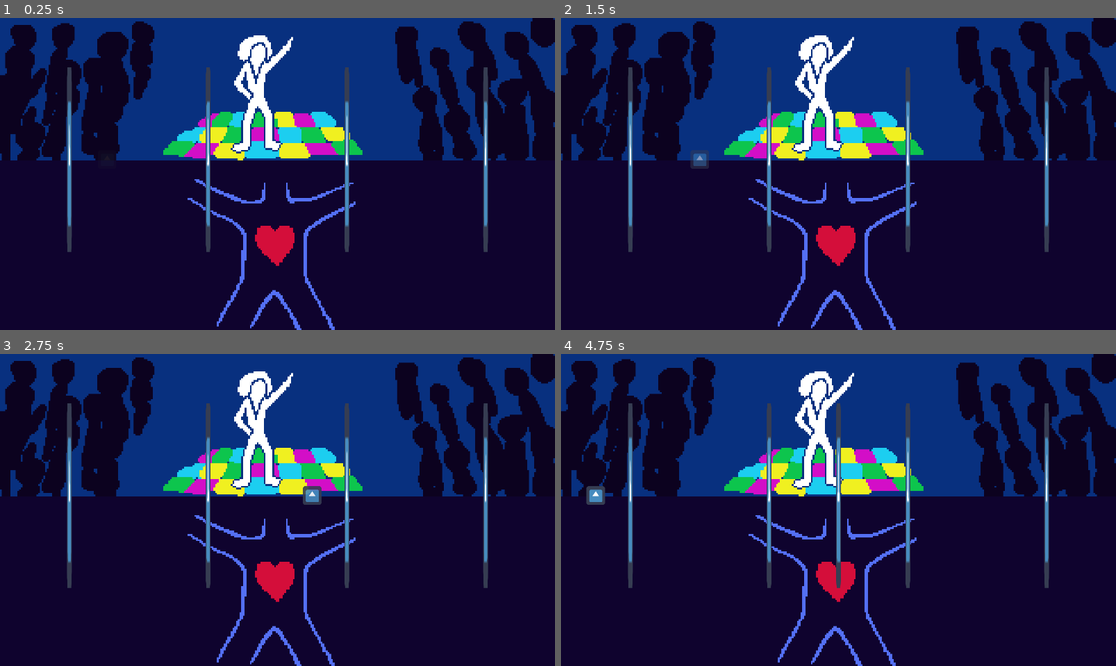
Above: before the commit, frames 1-4 (two rows, left to right).
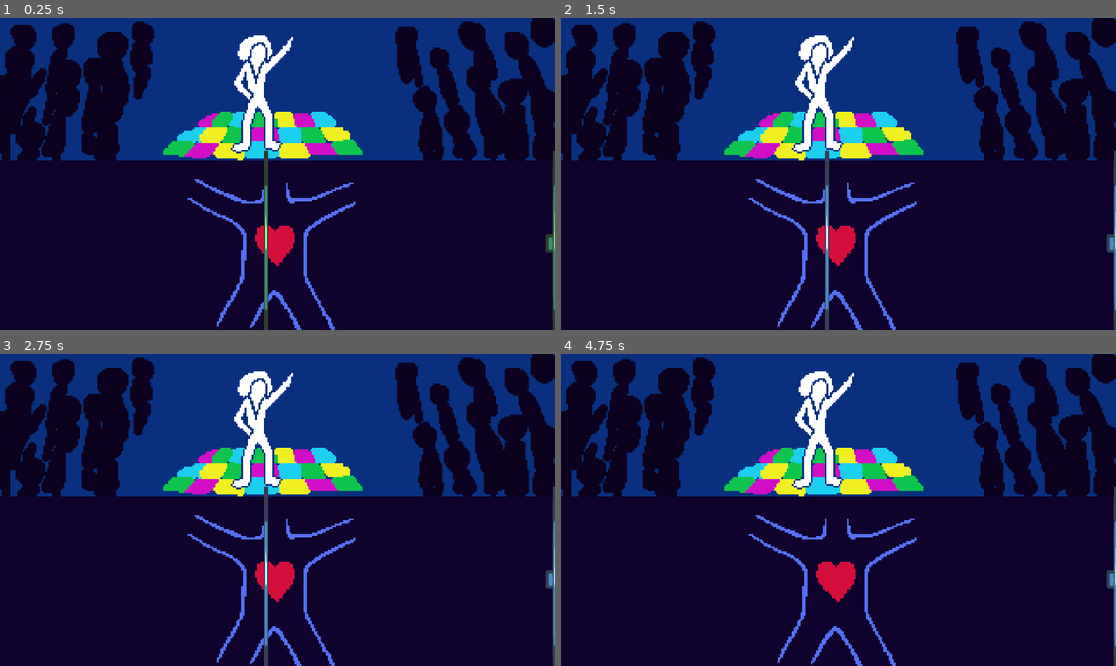
Above: after the commit, the same moments.

Repository: evamb/minijam86
Game: Godot game, scene res://Main.tscn
Two runs of this game, one before a commit and one after it. Both use one fixed random seed, a clock stepped at 60 frames per second and the inputs below. The engine's default icon, where the game draws it, is replaced by a stand-in: a white triangle on a blue panel in a dark square.
Inputs:
- Up to frame 1 (0.25 s): no input
- Up to frame 2 (1.5 s): tap Enter at 0.5 s; tap A (beat_input) at 0.6, 1.35 s
- Up to frame 3 (2.75 s): tap A (beat_input) at 2.1 s
- Up to frame 4 (4.75 s): tap A (beat_input) at 2.85, 3.6, 4.35 s

The runs differ from the first frame. In frame 1, 2.8% of the frame differs, in the area x 12-100%, y 15-100%; in frame 2, 3.0%; in frame 3, 3.0%; in frame 4, 3.1%, in the area x 4-100%, y 15-100%.

Commit message:
beat manager changed direction (incomplete)

Diff:
--- a/Main.tscn
+++ b/Main.tscn
@@ -11,4 +11,4 @@
 texture = ExtResource( 2 )
 
 [node name="BeatManager" parent="." instance=ExtResource( 1 )]
-position = Vector2( 0, 490 )
+position = Vector2( 960, 780 )
--- /dev/null
+++ b/beat_manager/BeatIndicator.gd
@@ -0,0 +1,16 @@
+extends Sprite
+
+
+var _speed = 0.0
+
+
+func set_speed(speed: float) -> void:
+	_speed = speed
+
+
+func _ready() -> void:
+	pass # Replace with function body.
+
+
+func _process(delta: float) -> void:
+	position.x -= delta * _speed
--- a/beat_manager/BeatManager.gd
+++ b/beat_manager/BeatManager.gd
@@ -2,6 +2,7 @@
 extends Node2D
 
 var _hit_indicators = []
+var _hit_indicator_index = 0
 
 onready var _tween = $Tween
 onready var _indicator = $BeatIndicator
@@ -10,10 +11,11 @@
 
 func _ready() -> void:
 	if not Engine.editor_hint:
+		_indicator.position.x = _screen_size.x * 0.5
 		for i in 10:
 			var hit_indicator = _hit_indicator_scene.instance()
 			_hit_indicators.append(hit_indicator)
-			add_child(hit_indicator)
+			_indicator.add_child(hit_indicator)
 			hit_indicator.position.x = -1000
 
 
@@ -26,14 +28,22 @@
 func _on_SongManager_beat() -> void:
 	print("beat")
 	_tween.interpolate_method(self, "_highlight_indicator", Color.greenyellow, Color.white, 0.5)
+	_tween.start()
 
 
 func _on_SongManager_beat_hit(input_delay: float) -> void:
 	print("beat hit %s" % input_delay)
 
 
-func _on_SongManager_target_selected(time_remaining: float) -> void:
-	_tween.start()
+func _on_SongManager_target_selected(time_remaining: float, cur_target_time: float, next_target_time: float) -> void:
+	var cur_index = (_hit_indicator_index + 1) % _hit_indicators.size()
+	var next_index = (_hit_indicator_index + 2) % _hit_indicators.size()
+	var cur_target_pos = cur_target_time * _screen_size.x
+	var next_target_pos = next_target_time * _screen_size.x
+	print("updating target positions: %s, %s" % [cur_target_pos, next_target_pos])
+	_hit_indicators[cur_index].position.x = cur_target_pos
+	_hit_indicators[next_index].position.x = next_target_pos
+	_hit_indicator_index = cur_index
 
 
 func _move_indicator(x: float) -> void:
@@ -51,15 +61,18 @@
 
 
 func _on_SongManager_bar_selected(bar: PoolRealArray, bar_duration: float, first_note_offset: float) -> void:
-	var tween_duration = bar_duration - bar_duration * first_note_offset * 2
-	if first_note_offset > 0:
-		_tween.interpolate_method(self, "_show_indicator", 0, 1, tween_duration)
-	_tween.interpolate_method(self, "_move_indicator", first_note_offset * _screen_size.x, _screen_size.x, tween_duration)
-	_tween.start()
-	var offset = (1.0 - bar[bar.size() - 1]) / 2.0
-	print("new bar with offset %s, note offset: %s" % [offset, first_note_offset])
-	for i in _hit_indicators.size():
-		if i < bar.size():
-			_hit_indicators[i].position.x = _screen_size.x * offset + bar[i] * _screen_size.x
-		else:
-			_hit_indicators[i].position.x = -1000
+#	_indicator.set_speed(_screen_size.x)
+
+	pass
+#	var tween_duration = bar_duration - bar_duration * first_note_offset * 2
+#	if first_note_offset > 0:
+#		_tween.interpolate_method(self, "_show_indicator", 0, 1, tween_duration)
+#	_tween.interpolate_method(self, "_move_indicator", first_note_offset * _screen_size.x, _screen_size.x, tween_duration)
+#	_tween.start()
+#	var offset = (1.0 - bar[bar.size() - 1]) / 2.0
+#	print("new bar with offset %s, note offset: %s" % [offset, first_note_offset])
+#	for i in _hit_indicators.size():
+#		if i < bar.size():
+#			_hit_indicators[i].position.x = _screen_size.x * offset + bar[i] * _screen_size.x
+#		else:
+#			_hit_indicators[i].position.x = -1000
--- a/beat_manager/BeatManager.tscn
+++ b/beat_manager/BeatManager.tscn
@@ -1,16 +1,17 @@
-[gd_scene load_steps=5 format=2]
+[gd_scene load_steps=6 format=2]
 
 [ext_resource path="res://beat_manager/BeatManager.gd" type="Script" id=1]
 [ext_resource path="res://icon.png" type="Texture" id=2]
 [ext_resource path="res://beat_manager/songs/SimpleSong.tres" type="Resource" id=3]
 [ext_resource path="res://beat_manager/SongManager.gd" type="Script" id=4]
+[ext_resource path="res://beat_manager/BeatIndicator.gd" type="Script" id=5]
 
 [node name="BeatManager" type="Node2D"]
 script = ExtResource( 1 )
 
 [node name="BeatIndicator" type="Sprite" parent="."]
-modulate = Color( 1, 1, 1, 0 )
 texture = ExtResource( 2 )
+script = ExtResource( 5 )
 
 [node name="SongManager" type="Node" parent="."]
 script = ExtResource( 4 )
--- a/beat_manager/Song.gd
+++ b/beat_manager/Song.gd
@@ -6,6 +6,7 @@
 signal beat
 signal target_selected
 signal bar_selected
+signal song_complete
 
 
 var _prev_deviation = -1.0
@@ -16,6 +17,7 @@
 var _bar_duration = 0.0
 
 export (float) var beats_per_minute = 60.0
+export (Array, AudioStream) var audio_streams
 export (Dictionary) var bars
 export (PoolIntArray) var song
 
@@ -24,7 +26,8 @@
 	_bar_duration = 4.0 / (beats_per_minute / 60.0)
 
 
-func _next_target() -> void:
+
+func _next_target() -> float:
 	if _cur_note_index == 0:
 		var first_note_offset = 0.125 if _cur_bar_index == 0 else 0
 		emit_signal("bar_selected", bars[song[_cur_bar_index]], _bar_duration, first_note_offset)
@@ -35,10 +38,8 @@
 		next_note_index = 0
 		next_bar_index += 1
 	if next_bar_index >= song.size():
-		print("reached end of song!")
-		_cur_bar_index = 0
-		_cur_note_index = 0
-		return
+		emit_signal("song_complete")
+		return 0.0
 
 
 	var next_bar: PoolRealArray = bars[song[next_bar_index]]
@@ -48,13 +49,13 @@
 	_next_split_time = cur_note + (next_note - cur_note) / 2.0
 	_cur_bar_index = next_bar_index
 	_cur_note_index = next_note_index
-
+	return next_note
 
 func update_time(time: float) -> void:
 	if time >= _next_split_time:
-		_next_target()
+		var next_target_time = _next_target()
 		var duration_to_next_split = _next_split_time - time
-		emit_signal("target_selected", duration_to_next_split)
+		emit_signal("target_selected", duration_to_next_split, _cur_target_time, next_target_time)
 
 	var deviation = time - _cur_target_time
 	if _prev_deviation < 0 and deviation >= 0:
--- a/beat_manager/SongManager.gd
+++ b/beat_manager/SongManager.gd
@@ -39,8 +39,8 @@
 	emit_signal("beat_hit", input_delay)
 
 
-func _on_target_selected(time_remaining: float) -> void:
-	emit_signal("target_selected", time_remaining)
+func _on_target_selected(time_remaining: float, cur_target_time: float, next_target_time: float) -> void:
+	emit_signal("target_selected", time_remaining, cur_target_time, next_target_time)
 
 
 func _on_bar_selected(bar: PoolRealArray, bar_duration: float, first_note_offset: float) -> void:
--- a/beat_manager/songs/SimpleSong.tres
+++ b/beat_manager/songs/SimpleSong.tres
@@ -1,10 +1,13 @@
-[gd_resource type="Resource" load_steps=2 format=2]
+[gd_resource type="Resource" load_steps=4 format=2]
 
 [ext_resource path="res://beat_manager/Song.gd" type="Script" id=1]
+[ext_resource path="res://beat_manager/songs/4-8-8-8-4.ogg" type="AudioStream" id=2]
+[ext_resource path="res://beat_manager/songs/4-4-4-4.ogg" type="AudioStream" id=3]
 
 [resource]
 script = ExtResource( 1 )
 beats_per_minute = 60.0
+audio_streams = [ ExtResource( 3 ), ExtResource( 2 ) ]
 bars = {
 0: PoolRealArray( 0, 0.25, 0.375, 0.5, 0.75 ),
 1: PoolRealArray( 0, 0.25, 0.5, 0.75 )
Binary file added: assets_raw/audio/dance_dude_music.soundbridge/DAW.ico
Not shown, added: assets_raw/audio/dance_dude_music.soundbridge/desktop.ini
Not shown, added: assets_raw/audio/dance_dude_music.soundbridge/project.xml
Not shown, added: beat_manager/songs/4-4-4-4.ogg.import
Not shown, added: beat_manager/songs/4-8-8-8-4.ogg.import
Not shown, added: assets_raw/audio/dance_dude_music.soundbridge/dance_dude_music.sb
Not shown, added: beat_manager/songs/4-4-4-4.ogg
Not shown, added: beat_manager/songs/4-8-8-8-4.ogg
